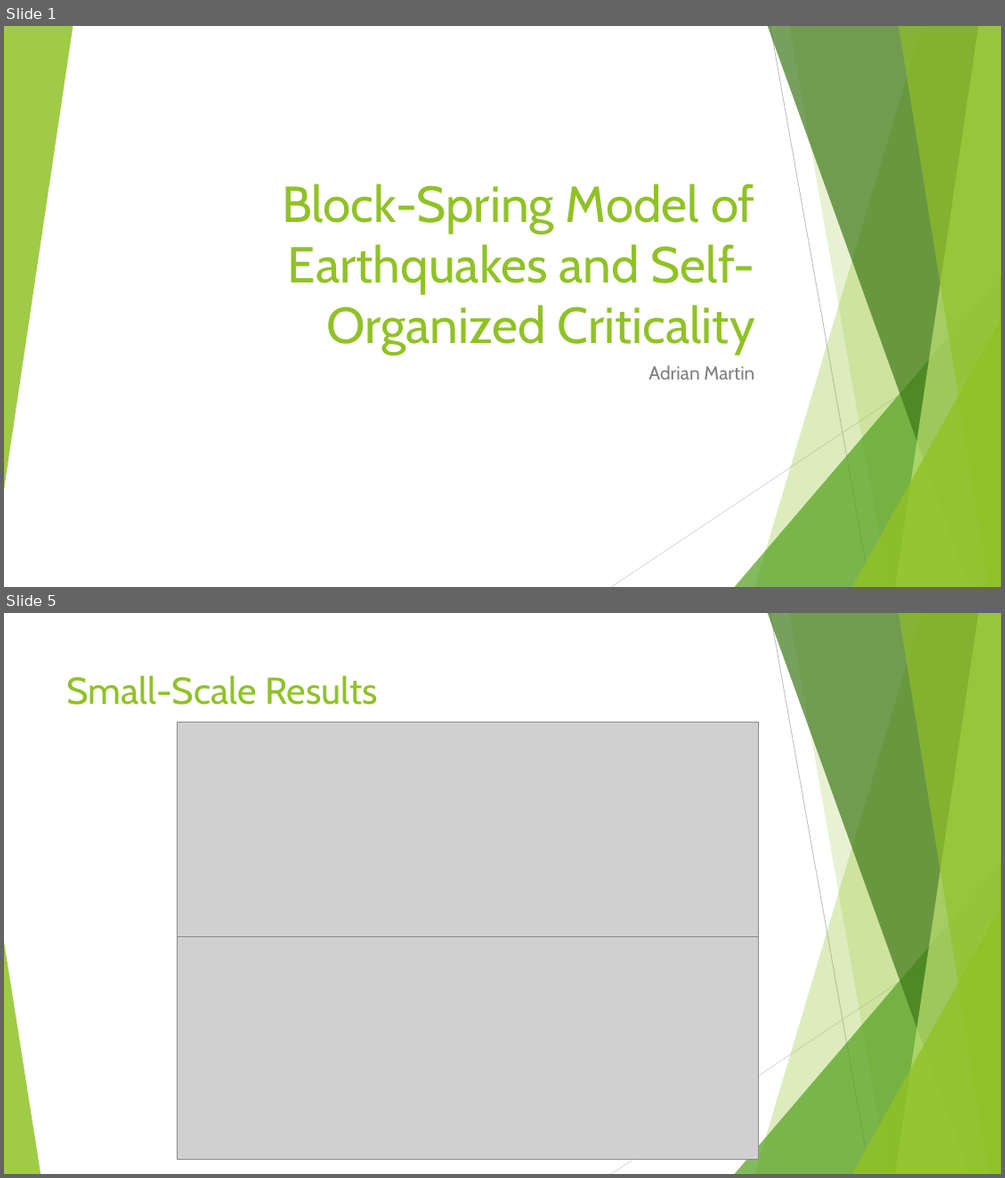
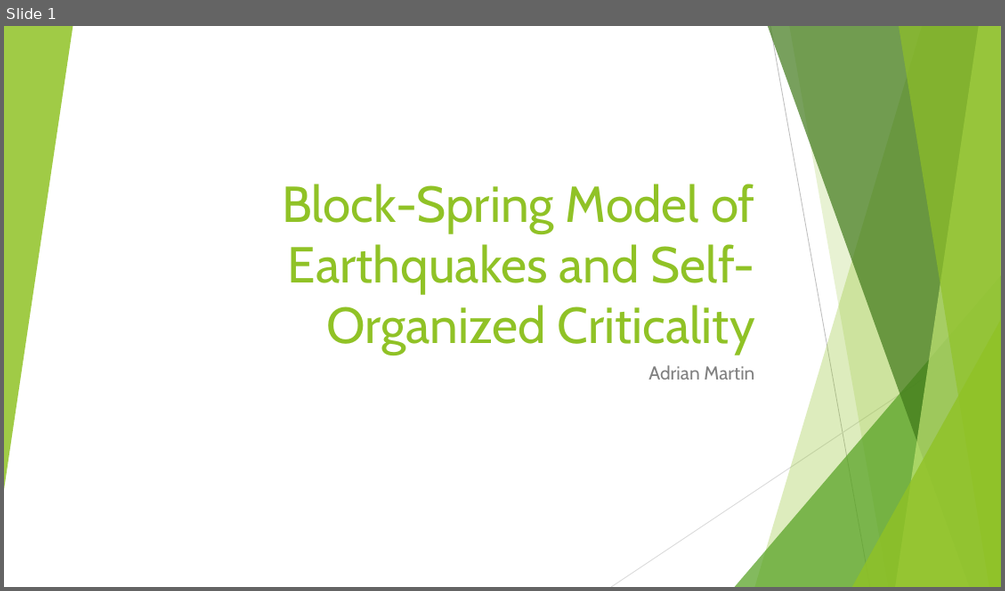
Before and after one commit to aMartin6/Final_Project, a slide deck: Earthquake Presentation.pptx. Shown one above the other, each under a label of ours: slides 1 and 5 before the commit, slide 1 after it; the slides between them are not shown. The pictures are 1005x1178 and 1005x591 pixels, drawn with LibreOffice and Linux fonts; fonts in the diff are those of the drawing; grey boxes stand for pictures. Boxes give left, top, right and bottom in pixels: in the first picture for what was removed or moved away, otherwise in the second. Text is boxed around its words. In the diff, an @@ line names an element or a change of style, - is before the commit and + after.

```diff
--- a/Earthquake Presentation.pptx
+++ b/Earthquake Presentation.pptx
@@ slide 5 removed at (x1=4, y1=613, x2=1001, y2=1174), background #FFFFFF; not listed: 9 template elements that a slide beside it also shows @@
@@ title removed at (x1=67, y1=675, x2=378, y2=705) @@
-Small-Scale Results
@@ picture removed at (x1=178, y1=722, x2=759, y2=937) @@
@@ triangle removed at (x1=4, y1=941, x2=40, y2=1174) @@
@@ picture removed at (x1=178, y1=936, x2=759, y2=1159) @@
```
Also in this commit, not shown: 4 slides changed, 7 slides added, 3 other slides removed, 1 other file.
